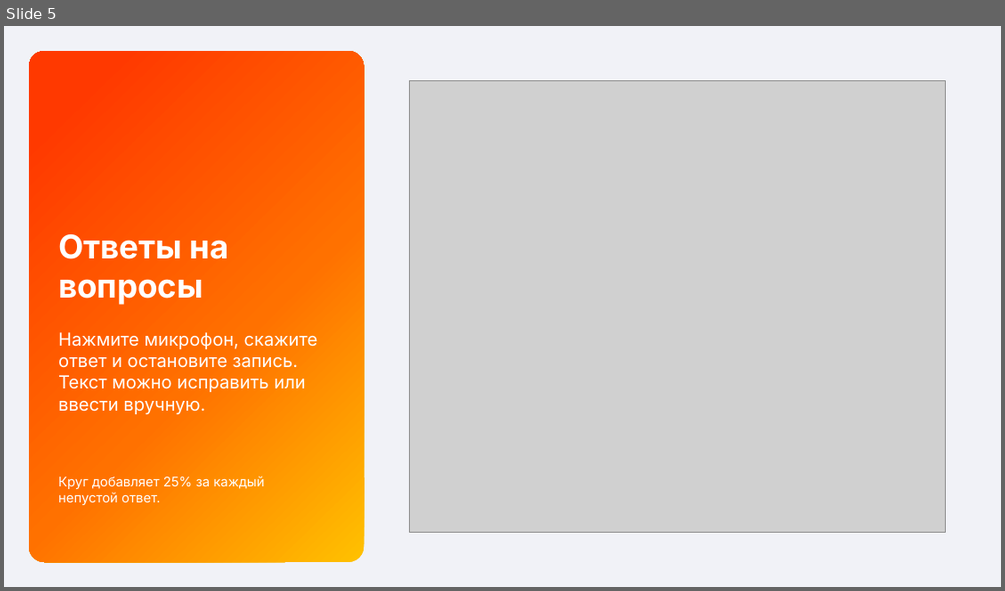
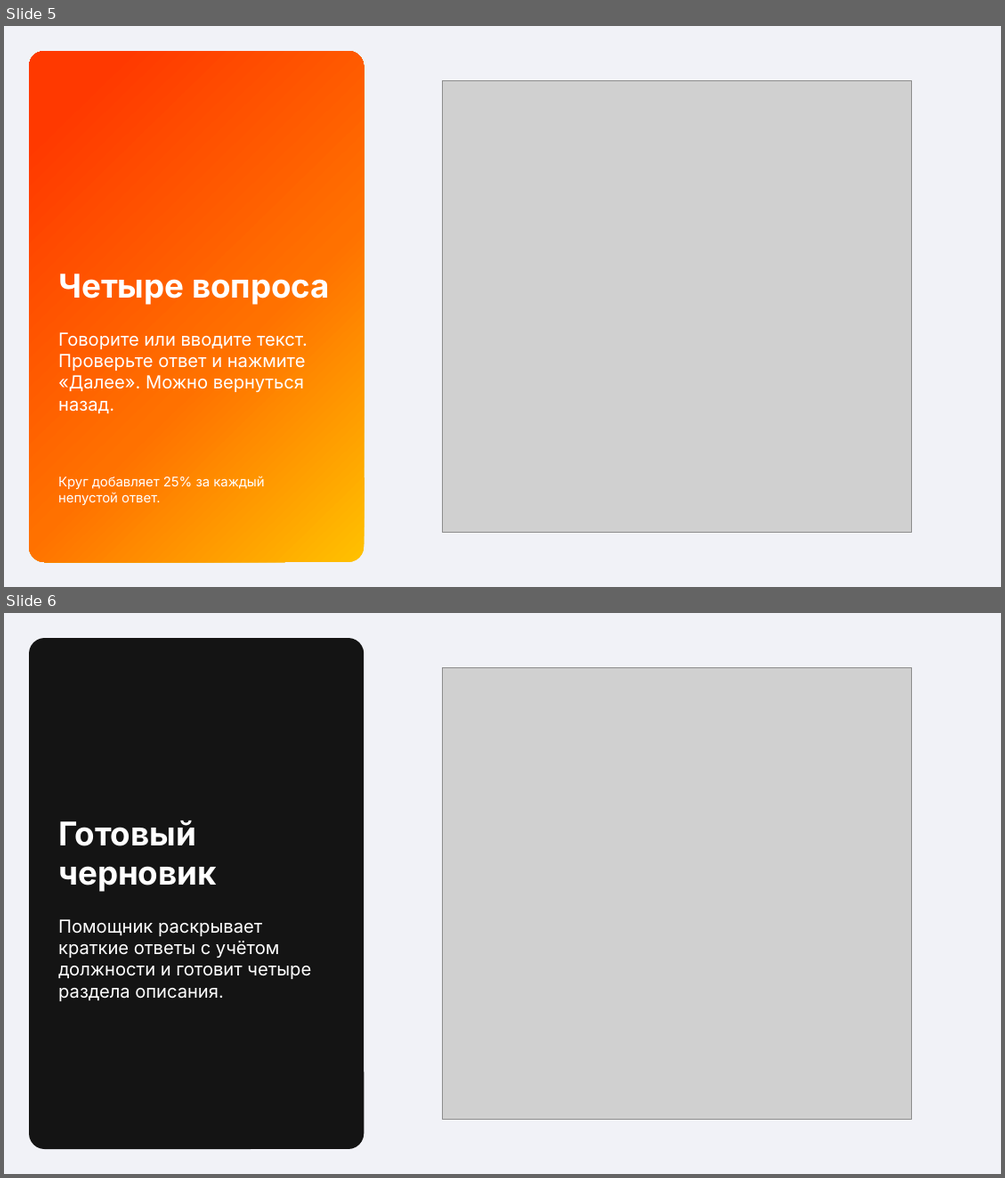
Before and after one commit to trueakaru-stack/iskra-vacancy-prototype, a slide deck: docs/voice-vacancy-presentation.pptx. Shown one above the other, each under a label of ours: slide 5 before the commit, slides 5 and 6 after it. The pictures are 1005x591 and 1005x1178 pixels, drawn with LibreOffice and Linux fonts; fonts in the diff are those of the drawing; grey boxes stand for pictures. Boxes give left, top, right and bottom in pixels: in the first picture for what was removed or moved away, otherwise in the second. Text is boxed around its words. In the diff, an @@ line names an element or a change of style, - is before the commit and + after.

```diff
--- a/docs/voice-vacancy-presentation.pptx
+++ b/docs/voice-vacancy-presentation.pptx
@@ slide 6 added at box(4, 613, 1001, 1174), background #F1F2F7 @@
@@ rounded rectangle added at box(29, 638, 364, 1149), fill #141414 @@
@@ picture added at box(442, 667, 912, 1119) @@
@@ text added at box(58, 820, 217, 892), 31.5 pt, text #FFFFFF, bold @@
+Готовый черновик
@@ text added at box(58, 919, 311, 1001), 17.2 pt, text #FFFFFF @@
+Помощник раскрывает краткие ответы с учётом должности и готовит четыре раздела описания.
@@ slide 5 changed as well @@
@@ picture: place and size @@
-picture at box(409, 80, 946, 532)
+picture at box(442, 80, 912, 532)
@@ text at box(58, 273, 330, 305): text changed @@
-Ответы на вопросы
+Четыре вопроса
@@ text at box(58, 332, 307, 414): text changed @@
-Нажмите микрофон, скажите ответ и остановите запись. Текст можно исправить или ввести вручную.
+Говорите или вводите текст. Проверьте ответ и нажмите «Далее». Можно вернуться назад.
```
Also in this commit, not shown: 3 other slides changed, 3 other slides added, 4 slides removed, 28 other files.
